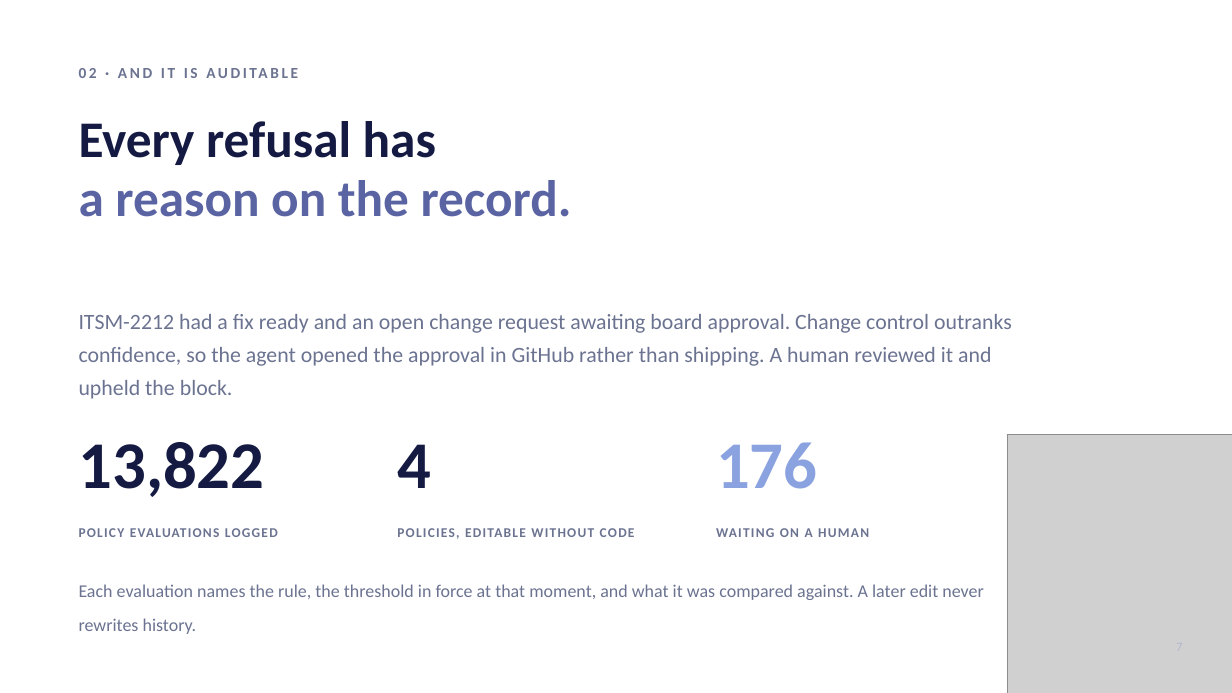
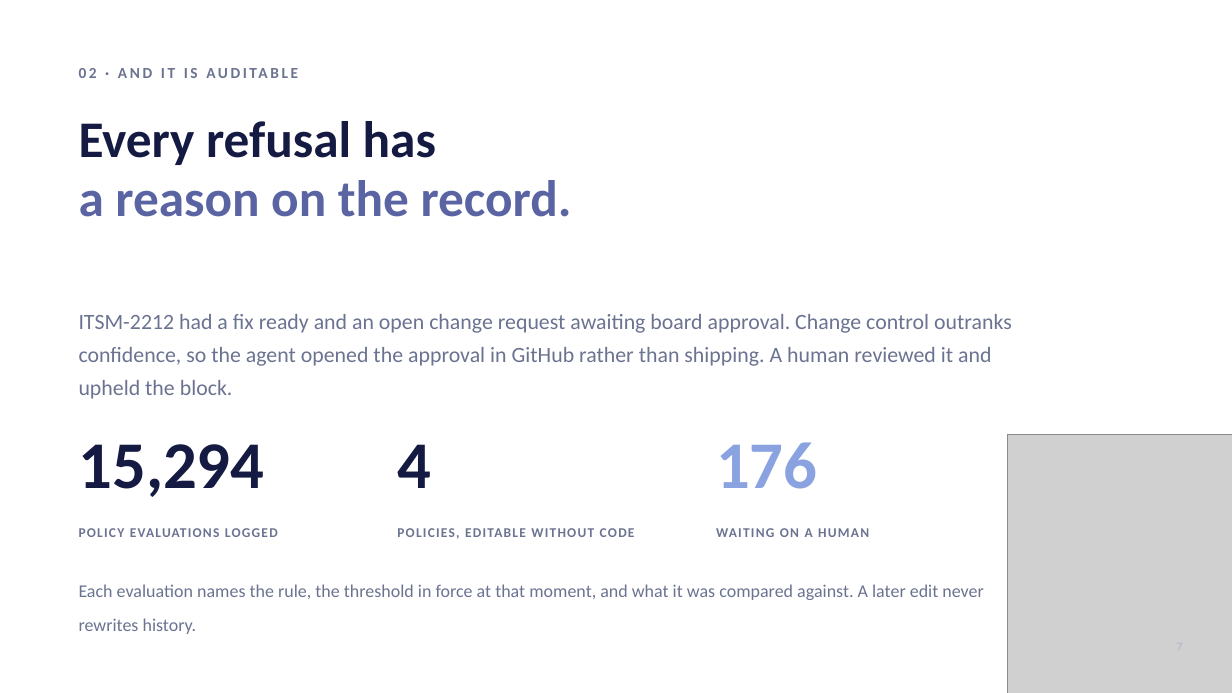
Before and after one commit to ZenBen5173/service-desk-command-center, a slide deck: slide 7 of docs/Service-Desk-Command-Center.pptx. Drawn at 1232x693 pixels with LibreOffice and Linux fonts; fonts in the diff are those of the drawing; grey boxes stand for pictures. Boxes give left, top, right and bottom in pixels: in the first picture for what was removed or moved away, otherwise in the second. Text is boxed around its words. In the diff, an @@ line names an element or a change of style, - is before the commit and + after.

```diff
--- a/docs/Service-Desk-Command-Center.pptx
+++ b/docs/Service-Desk-Command-Center.pptx
@@ text at <box>79,444,265,497</box>: text changed @@
-13,822
+15,294
```
Also in this commit, not shown: 2 other slides changed, 4 other files.
